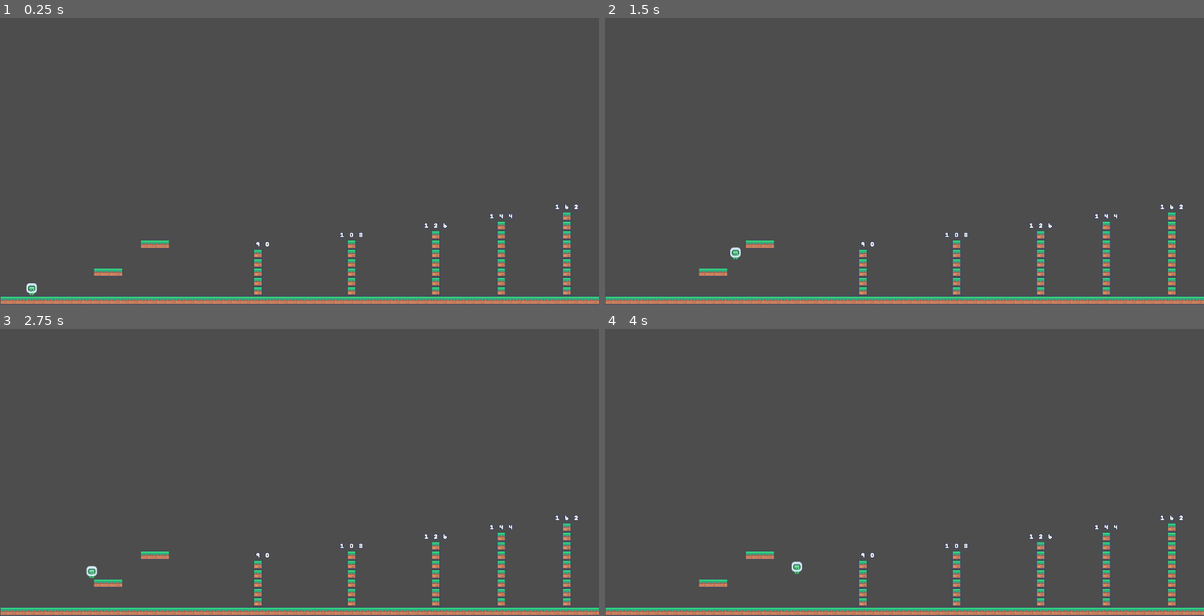
Above: before the commit, frames 1-4 (two rows, left to right).
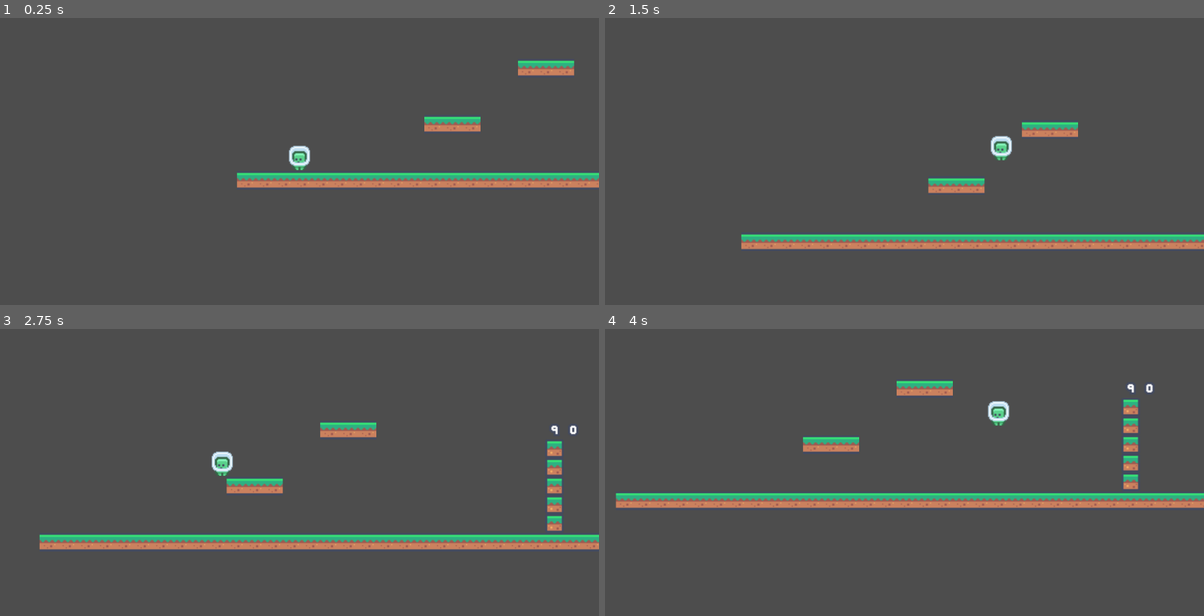
Above: after the commit, the same moments.

Repository: MrJoermungandr/ColdBlooded
Game: Godot game, scene res://Level/Test/movement_test.tscn
The game is run twice, just before and just after one commit, with the same random seed, the same clock (stepped at 60 frames per second) and the same inputs. The project has no main scene, so this scene is started directly.
Inputs:
- Up to frame 1 (0.25 s): no input
- Up to frame 2 (1.5 s): hold D (move_right) from 0.53 s (still down); tap Space (move_jump) at 0.77 s
- Up to frame 3 (2.75 s): tap Space (move_jump) at 1.52 s; release D (move_right) at 2.03 s; hold A (move_left) from 2.03 s (still down)
- Up to frame 4 (4 s): release A (move_left) at 2.78 s; hold D (move_right) from 2.78 s (still down); tap Space (move_jump) at 3.02, 3.77 s

The runs differ from the first frame. In frame 1, 8.8% of the frame differs, in the area x 0-100%, y 14-100%; in frame 2, 9.0%; in frame 3, 11%; in frame 4, 11%, in the area x 0-100%, y 18-100%.

Commit message:
add follow camera to da player

Diff:
--- a/Entity/player.tscn
+++ b/Entity/player.tscn
@@ -32,3 +32,9 @@
 
 [node name="CollisionShape2D" type="CollisionShape2D" parent="."]
 shape = SubResource("CapsuleShape2D_ibbhd")
+
+[node name="Camera2D" type="Camera2D" parent="."]
+zoom = Vector2(2, 2)
+process_callback = 0
+position_smoothing_enabled = true
+drag_horizontal_enabled = true
